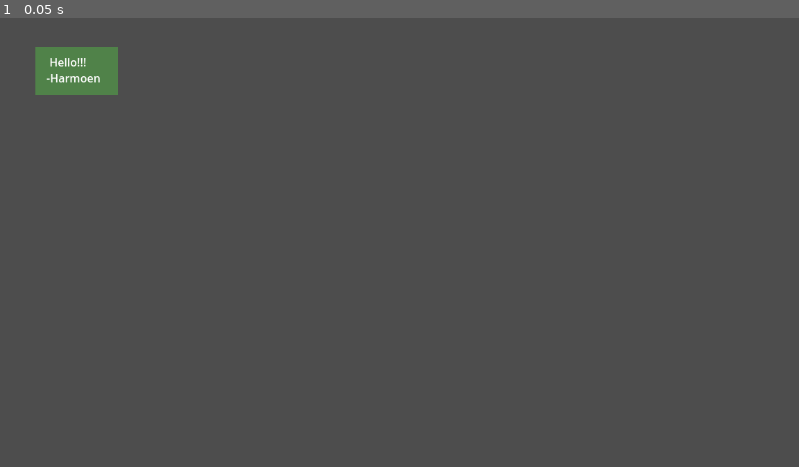
Above: before the commit, frame 1.
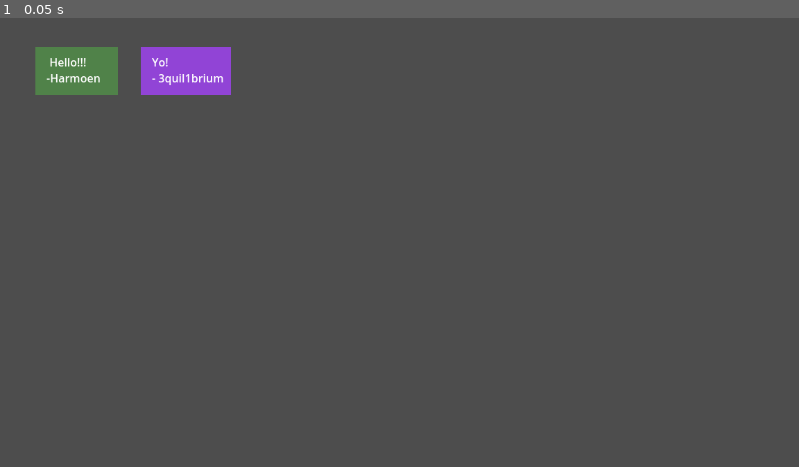
Above: after the commit, the same moment.

Repository: Harmoen/Test-Project
Game: Godot game, scene res://main.tscn
Same seed, same stepped clock (60 frames per second), same inputs: the game is played once before the commit and once after it.
Inputs:
- Up to frame 1 (0.05 s): no input

The runs differ from the first frame. In frame 1, 1.2% of the frame differs, in the area x 17-29%, y 6-18%.

Commit message:
Add files via upload

Diff:
--- a/main.tscn
+++ b/main.tscn
@@ -13,6 +13,7 @@
 color = Color(0.313726, 0.509804, 0.286275, 1)
 
 [node name="RichTextLabel" type="RichTextLabel" parent="ColorRect"]
+layout_mode = 0
 offset_left = 16.0
 offset_top = 10.0
 offset_right = 317.0
@@ -20,3 +21,20 @@
 theme = SubResource("Theme_v2ner")
 text = " Hello!!!
 -Harmoen"
+
+[node name="ColorRect2" type="ColorRect" parent="."]
+offset_left = 203.0
+offset_top = 42.0
+offset_right = 333.0
+offset_bottom = 111.0
+color = Color(0.568627, 0.266667, 0.839216, 1)
+
+[node name="RichTextLabel" type="RichTextLabel" parent="ColorRect2"]
+layout_mode = 0
+offset_left = 16.0
+offset_top = 10.0
+offset_right = 317.0
+offset_bottom = 147.0
+theme = SubResource("Theme_v2ner")
+text = "Yo!
+- 3quil1brium"
